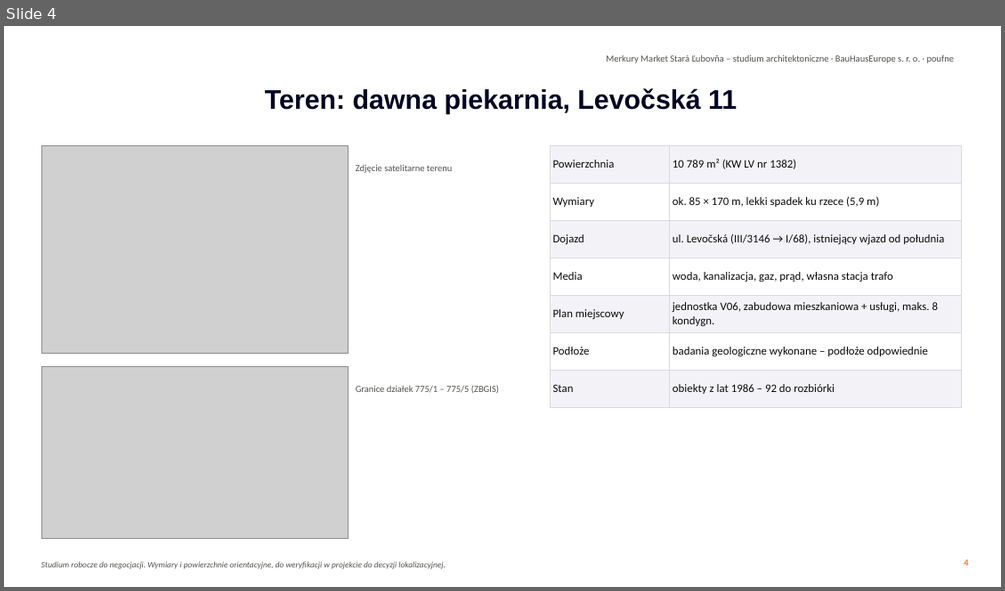
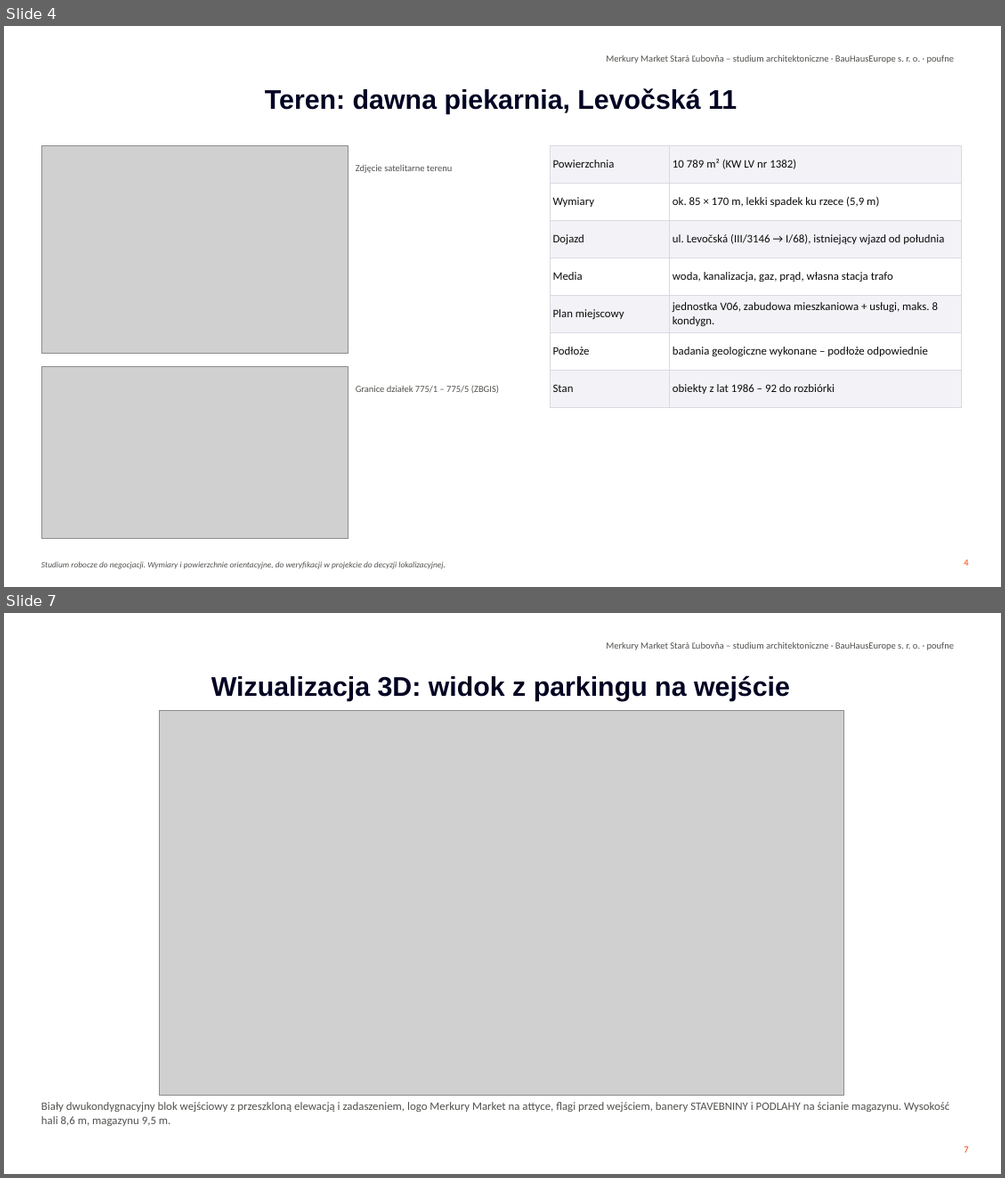
Before and after one commit to Lubo585/Lubo585, a slide deck: business-plan/studia-merkury-market/Studia_sklepu_Merkury_Market_Stara_Lubovna_PL.pptx. Shown one above the other, each under a label of ours: slide 4 before the commit, slides 4 and 7 after it; the slides between them are not shown. The pictures are 1005x591 and 1005x1178 pixels, drawn with LibreOffice and Linux fonts; fonts in the diff are those of the drawing; grey boxes stand for pictures; background and template pictures are left out. Boxes give left, top, right and bottom in pixels: in the first picture for what was removed or moved away, otherwise in the second. Text is boxed around its words. In the diff, an @@ line names an element or a change of style, - is before the commit and + after.

```diff
--- a/business-plan/studia-merkury-market/Studia_sklepu_Merkury_Market_Stara_Lubovna_PL.pptx
+++ b/business-plan/studia-merkury-market/Studia_sklepu_Merkury_Market_Stara_Lubovna_PL.pptx
@@ slide 7 added at bbox=[4, 613, 1001, 1174], background #FFFFFF; not listed: 1 template element that a slide beside it also shows @@
@@ title added at bbox=[211, 675, 790, 701], 26 pt, text #010222, bold @@
+Wizualizacja 3D: widok z parkingu na wejście
@@ picture added at bbox=[159, 710, 844, 1095] @@
@@ text added at bbox=[41, 1102, 949, 1126], 11 pt, text #52514E @@
+Biały dwukondygnacyjny blok wejściowy z przeszkloną elewacją i zadaszeniem, logo Merkury Market na attyce, flagi przed wejściem, banery STAVEBNINY i PODLAHY na ścianie magazynu. Wysokość hali 8,6 m, magazynu 9,5 m.
@@ page number added at bbox=[963, 1146, 968, 1152], 9 pt, text #FF4000 @@
+7
```
Also in this commit, not shown: 2 slides changed, 6 other slides added, 1 slide removed, 11 other files.
